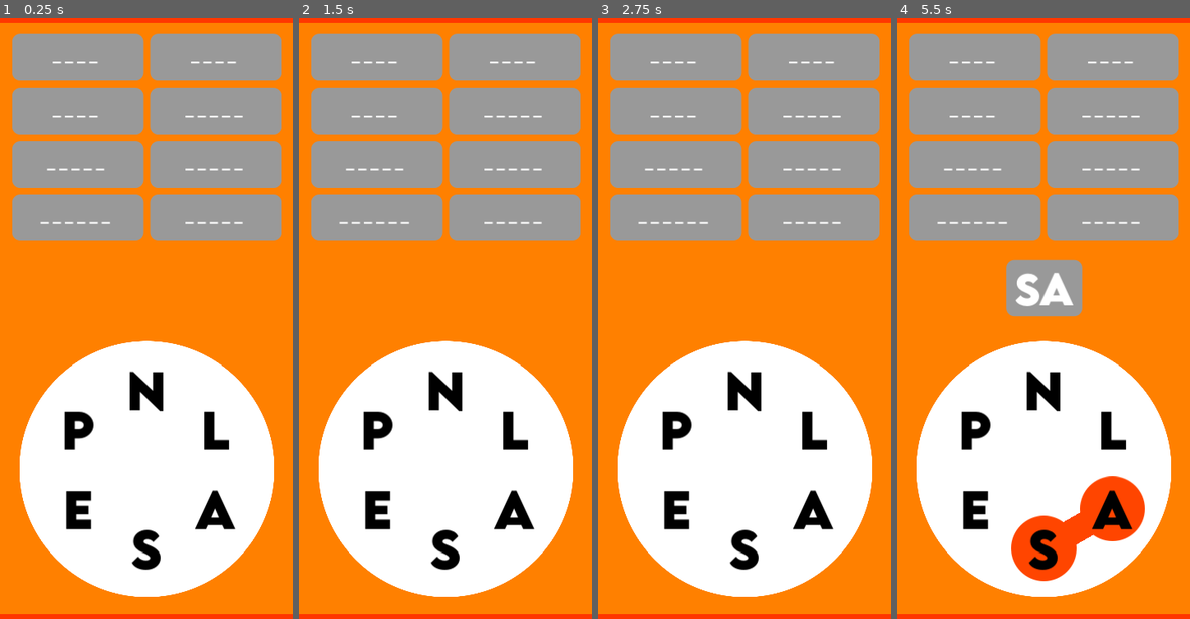
Above: before the commit, frames 1-4 (left to right).
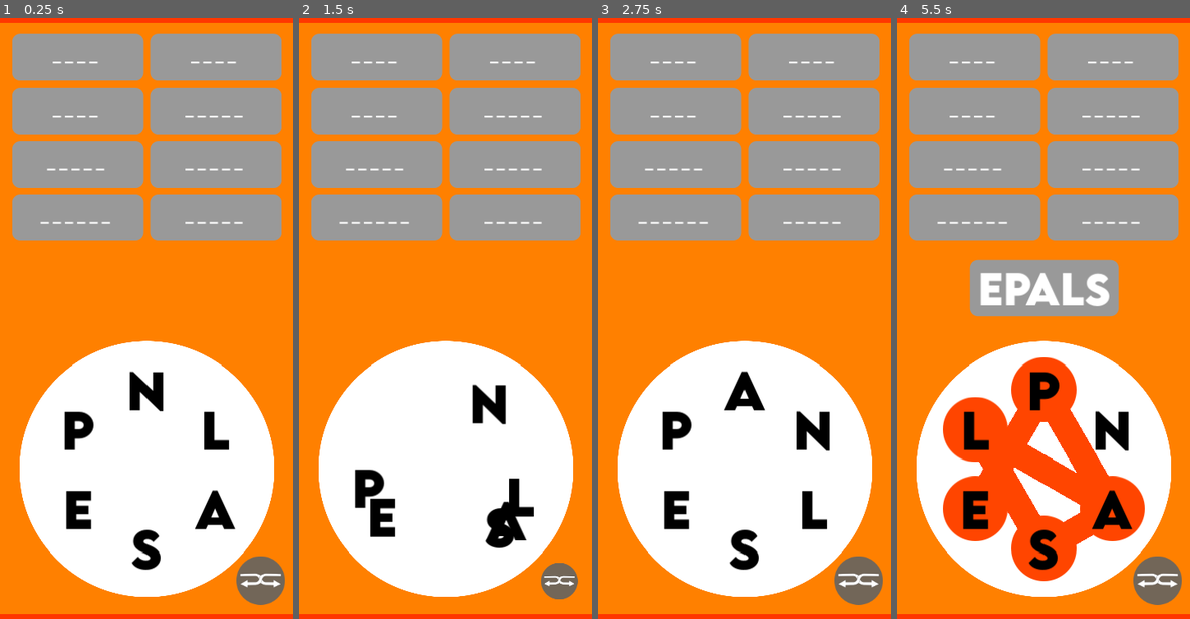
Above: after the commit, the same moments.

Repository: Kimedero/Neno-Play
Game: Godot game, scene res://main_scene.tscn
The game is run twice, just before and just after one commit, with the same random seed, the same clock (stepped at 60 frames per second) and the same inputs.
Inputs (mouse positions are in pixels of both pictures, inside the frame that each line leads up to):
- Up to frame 1 (0.25 s): no input
- Up to frame 2 (1.5 s): click (559, 582) at 0.52 s; click (559, 582) at 1.27 s
- Up to frame 3 (2.75 s): click (858, 582) at 2.02 s
- Up to frame 4 (5.5 s): tap Enter at 2.75 s; drag from (1043, 390) to (1110, 426) at 2.77 s; drag from (1110, 426) to (1043, 390) at 3.52 s; move the mouse to (1110, 510) at 4.27 s; click (1110, 510) at 4.42 s; tap Space at 5 s; drag from (1043, 546) to (1110, 510) at 5.02 s

The runs differ from the first frame. In frame 1, 1.1% of the frame differs, in the area x 80-98%, y 89-98%; in frame 2, 4.8%; in frame 3, 2.5%; in frame 4, 14%, in the area x 15-98%, y 40-98%.

Commit message:
Every day I'm Shuffling
Introduced a shuffling function to help players figure out new words by jumbling the choice words

Diff:
--- /dev/null
+++ b/Images/Shuffle.svg
@@ -0,0 +1,22 @@
+<?xml version="1.0" encoding="UTF-8"?>
+<svg id="Layer_1" data-name="Layer 1" xmlns="http://www.w3.org/2000/svg" viewBox="0 0 80 80">
+  <defs>
+    <style>
+      .cls-1 {
+        fill: #726658;
+      }
+
+      .cls-2 {
+        fill: #fff;
+        stroke: #231f20;
+        stroke-miterlimit: 10;
+        stroke-width: .25px;
+      }
+    </style>
+  </defs>
+  <circle class="cls-1" cx="40" cy="40" r="40"/>
+  <g>
+    <path class="cls-2" d="m73.51,45.69l-12.36-7.19v3.93l-12.66-.12c-2.99-.03-5.58-2.08-6.29-4.99l-.97-3.99c-.72-2.94-7.33-4.89-10.36-4.82l-24.38.58v3.79l24.67-.32c2.95-.04,5.55,1.94,6.31,4.79l1.29,4.87c.74,2.78,6.76,4.88,9.64,4.99l12.75.46v3.82l12.36-5.8Z"/>
+    <path class="cls-2" d="m6.49,45.69l12.36-7.19v3.93s12.66-.12,12.66-.12c2.99-.03,5.58-2.08,6.29-4.99l.97-3.99c.72-2.94,7.33-4.89,10.36-4.82l24.38.58v3.79s-24.67-.32-24.67-.32c-2.95-.04-5.55,1.94-6.31,4.79l-1.29,4.87c-.74,2.78-6.76,4.88-9.64,4.99l-12.75.46v3.82s-12.36-5.8-12.36-5.8Z"/>
+  </g>
+</svg>
--- a/TESTS/investigating_touch_3.tscn
+++ b/TESTS/investigating_touch_3.tscn
@@ -1,7 +1,7 @@
 [gd_scene load_steps=5 format=3 uid="uid://mxyrt2wnotjr"]
 
 [ext_resource type="Script" uid="uid://dl1qnb6gclmrb" path="res://TESTS/investigating_touch_3.gd" id="1_dgbhu"]
-[ext_resource type="Texture2D" uid="uid://b05v6a4l6s2l1" path="res://Images/dot.svg" id="2_ec2nj"]
+[ext_resource type="Texture2D" uid="uid://b05v6a4l6s2l1" path="res://Images/Dot.svg" id="2_ec2nj"]
 
 [sub_resource type="StyleBoxFlat" id="StyleBoxFlat_vswfn"]
 corner_radius_top_left = 10
--- a/dot/dot.tscn
+++ b/dot/dot.tscn
@@ -1,7 +1,7 @@
 [gd_scene load_steps=5 format=3 uid="uid://bqg7hwi0is1eb"]
 
 [ext_resource type="Script" uid="uid://njn6w8giikp7" path="res://dot/dot.gd" id="1_x7w01"]
-[ext_resource type="Texture2D" uid="uid://b05v6a4l6s2l1" path="res://Images/dot.svg" id="2_7tqs5"]
+[ext_resource type="Texture2D" uid="uid://b05v6a4l6s2l1" path="res://Images/Dot.svg" id="2_7tqs5"]
 [ext_resource type="FontFile" uid="uid://7cf3304i5wno" path="res://dot/dot_fonts/LEMONMILK-Bold.otf" id="3_ay6xu"]
 
 [sub_resource type="CircleShape2D" id="CircleShape2D_l5yy6"]
--- a/main_scene.gd
+++ b/main_scene.gd
@@ -1,4 +1,4 @@
-@tool
+#@tool
 extends Control
 
 @onready var formed_word_label: Label = $BottomPart/FormedWordControl/FormedWordLabel
@@ -13,6 +13,7 @@
 
 const DOT = preload("res://dot/dot.tscn")
 var selected_dot_array: Array[Dot]
+var dot_transform_dict: Dictionary
 
 # We'll figure out a way to load this main scene with the actual letters to form words from already set
 # we also need a way to save progress
@@ -32,22 +33,31 @@
 var word_panel_dict: Dictionary
 
 @onready var bonus_word_rich_text_label: RichTextLabel = $BonusWordRichTextLabel
+@onready var already_found_bonus_word_rich_text_label: RichTextLabel = $AlreadyFoundBonusWordRichTextLabel
 
 var min_word_circle_position: float
 
 var dot_wall_offset: int = 20 ## dot's distance in pixels from the Word Circle wall
 
 var touch_started: bool ## if action to select dot has started
-var drag_started: bool ## to help display the line_2d
+#var drag_started: bool ## to help display the line_2d
 
 var dictionary_file = "res://Assets/dictionary.txt"
 var kamusi_file = "res://Assets/Kamusi/kamusi_words.txt"
 
+
+@onready var shuffle_texture_button: TextureButton = $BottomPart/ShuffleTextureButton
+
+
 func _ready() -> void:
+	shuffle_texture_button.button_down.connect(on_shuffle_button_pressed)
+	shuffle_texture_button.pivot_offset = shuffle_texture_button.size * 0.5
+
 	formed_word_label.resized.connect(show_formed_word_label_contents)
 	show_formed_word_label_contents()
 
 	all_words = parse_dictionary()
+	#print(all_words[all_words.size() - 1])
 
 	format_word_grid()
 
@@ -57,6 +67,7 @@
 	place_dots()
 
 	bonus_word_rich_text_label.scale = Vector2.ZERO
+	already_found_bonus_word_rich_text_label.scale = Vector2.ZERO
 
 
 func _input(event: InputEvent) -> void:
@@ -103,6 +114,7 @@
 		var dot_rotation = index * TAU / number_of_dots
 		new_node.rotation = dot_rotation
 		dot.rotation = -dot_rotation
+		dot_transform_dict[index] = {'dot':dot,'parent_rotation':new_node.rotation, 'dot_position':dot.position}
 
 
 func on_dot_input_event(_viewport: Node, _event: InputEvent, _shape_idx: int, dot: Dot):
@@ -198,13 +210,39 @@
 func look_up_word_in_dictionary(formed_word: String):
 	if all_words.has(formed_word.to_upper()):
 		if not found_bonus_words_array.has(formed_word):
-			display_bonus_word_find(formed_word)
+			display_found_bonus_word(formed_word)
 			print("FOUND WORD: %s" % [formed_word])
 		else:
+			display_already_found_bonus_word(formed_word)
 			print("ALREADY FOUND WORD: %s" % [formed_word])
 
 		found_bonus_words_array.append(formed_word.to_upper())
 
+
+func display_found_bonus_word(bonus_word: String):
+	bonus_word_rich_text_label.text = "[center][u]Bonus Word Found![/u]\n[font_size=40][color=green]%s[/color][/font_size][/center]" % [bonus_word]
+
+	bonus_word_rich_text_label.pivot_offset = bonus_word_rich_text_label.size * 0.5
+
+	var bonus_tween := create_tween()
+	bonus_tween.tween_property(bonus_word_rich_text_label, "scale", Vector2.ONE, 0.4)
+	bonus_tween.tween_property(bonus_word_rich_text_label, "scale", Vector2.ONE, 2.5)
+	bonus_tween.tween_property(bonus_word_rich_text_label, "scale", Vector2.ZERO, 0.1)
+	bonus_tween.set_ease(Tween.EASE_IN_OUT)
+	bonus_tween.set_trans(Tween.TRANS_SPRING)
+
+
+func display_already_found_bonus_word(bonus_word: String):
+	already_found_bonus_word_rich_text_label.text = "[center][u]Bonus Word\nAlready Found![/u]\n[font_size=40][color=green]%s[/color][/font_size][/center]" % [bonus_word]
+
+	already_found_bonus_word_rich_text_label.pivot_offset = bonus_word_rich_text_label.size * 0.5
+
+	var already_found_bonus_tween := create_tween()
+	already_found_bonus_tween.tween_property(already_found_bonus_word_rich_text_label, "scale", Vector2.ONE, 0.2)
+	already_found_bonus_tween.tween_property(already_found_bonus_word_rich_text_label, "scale", Vector2.ONE, 1.6)
+	already_found_bonus_tween.tween_property(already_found_bonus_word_rich_text_label, "scale", Vector2.ZERO, 0.05)
+	already_found_bonus_tween.set_ease(Tween.EASE_IN_OUT)
+	already_found_bonus_tween.set_trans(Tween.TRANS_SPRING)
 
 
 func parse_dictionary() -> Array:
@@ -220,14 +258,26 @@
 	return word_arr
 
 
-func display_bonus_word_find(bonus_word: String):
-	bonus_word_rich_text_label.text = "[center][u]Bonus Word Found![/u]\n[font_size=40][color=green]%s[/color][/font_size][/center]" % [bonus_word]
-
-	bonus_word_rich_text_label.pivot_offset = bonus_word_rich_text_label.size * 0.5
-
-	var bonus_tween := create_tween()
-	bonus_tween.tween_property(bonus_word_rich_text_label, "scale", Vector2.ONE, 0.4)
-	bonus_tween.tween_property(bonus_word_rich_text_label, "scale", Vector2.ONE, 2.5)
-	bonus_tween.tween_property(bonus_word_rich_text_label, "scale", Vector2.ZERO, 0.1)
-	bonus_tween.set_ease(Tween.EASE_IN_OUT)
-	bonus_tween.set_trans(Tween.TRANS_SPRING)
+func on_shuffle_button_pressed():
+	# the intention is to shuffle the dot transform dictionary such that dots get shifted to a random position
+	var shuffle_array: Array = dot_transform_dict.keys()
+	shuffle_array.shuffle()
+
+	for index in dot_transform_dict.keys():
+		var random_index: int = shuffle_array[index]
+		var new_dot_entry = dot_transform_dict[random_index]
+
+		var current_dot: Dot = dot_transform_dict[index].dot
+		var shuffle_tween := create_tween()
+		shuffle_tween.tween_property(current_dot.get_parent(), "rotation", dot_transform_dict[random_index].parent_rotation, 0.3)
+		shuffle_tween.parallel().tween_property(current_dot, "rotation", -dot_transform_dict[random_index].parent_rotation, 0.3)
+		#shuffle_tween.tween_property(current_dot, "position", Vector2.ZERO, 0.3)
+		#shuffle_tween.tween_property(current_dot, "position", dot_transform_dict[random_index].dot_position, 0.3)
+		shuffle_tween.set_ease(Tween.EASE_OUT_IN).set_trans(Tween.TRANS_SINE)
+
+	var shuffle_press_tween := create_tween()
+	shuffle_press_tween.tween_property(shuffle_texture_button, "scale", Vector2.ONE * 0.6, 0.1)
+	shuffle_press_tween.tween_property(shuffle_texture_button, "scale", Vector2.ONE, 0.3)
+	shuffle_press_tween.set_ease(Tween.EASE_IN_OUT)
+	shuffle_press_tween.set_trans(Tween.TRANS_BOUNCE)
+	print("Shuffle!")
--- a/main_scene.tscn
+++ b/main_scene.tscn
@@ -6,6 +6,8 @@
 [ext_resource type="PackedScene" uid="uid://cw1m6t16es0w1" path="res://letter.tscn" id="4_66tet"]
 [ext_resource type="Texture2D" uid="uid://t1jkrjb6pyo3" path="res://Images/MainDot.svg" id="5_7ycvg"]
 [ext_resource type="FontFile" uid="uid://7cf3304i5wno" path="res://dot/dot_fonts/LEMONMILK-Bold.otf" id="5_hq1ik"]
+[ext_resource type="PackedScene" uid="uid://dref8wox5x8xu" path="res://word/word_panel.tscn" id="5_nfk4m"]
+[ext_resource type="Texture2D" uid="uid://dc1eecyagjclm" path="res://Images/Shuffle.svg" id="8_66tet"]
 
 [sub_resource type="StyleBoxFlat" id="StyleBoxFlat_hq1ik"]
 bg_color = Color(0.962834, 0.390701, 0.288295, 1)
@@ -173,6 +175,30 @@
 theme_override_constants/v_separation = 0
 columns = 2
 
+[node name="WordPanel" parent="MiddlePart/WordGridContainer" instance=ExtResource("5_nfk4m")]
+layout_mode = 2
+
+[node name="WordPanel2" parent="MiddlePart/WordGridContainer" instance=ExtResource("5_nfk4m")]
+layout_mode = 2
+
+[node name="WordPanel3" parent="MiddlePart/WordGridContainer" instance=ExtResource("5_nfk4m")]
+layout_mode = 2
+
+[node name="WordPanel4" parent="MiddlePart/WordGridContainer" instance=ExtResource("5_nfk4m")]
+layout_mode = 2
+
+[node name="WordPanel5" parent="MiddlePart/WordGridContainer" instance=ExtResource("5_nfk4m")]
+layout_mode = 2
+
+[node name="WordPanel6" parent="MiddlePart/WordGridContainer" instance=ExtResource("5_nfk4m")]
+layout_mode = 2
+
+[node name="WordPanel7" parent="MiddlePart/WordGridContainer" instance=ExtResource("5_nfk4m")]
+layout_mode = 2
+
+[node name="WordPanel8" parent="MiddlePart/WordGridContainer" instance=ExtResource("5_nfk4m")]
+layout_mode = 2
+
 [node name="BottomPart" type="Control" parent="."]
 layout_mode = 1
 anchor_top = 0.4
@@ -233,6 +259,24 @@
 default_color = Color(1, 0.270588, 0, 1)
 begin_cap_mode = 2
 end_cap_mode = 2
+
+[node name="ShuffleTextureButton" type="TextureButton" parent="BottomPart"]
+custom_minimum_size = Vector2(60, 60)
+layout_mode = 1
+anchors_preset = -1
+anchor_left = 1.0
+anchor_top = 1.0
+anchor_right = 1.0
+anchor_bottom = 1.0
+offset_left = -50.0
+offset_top = -50.0
+offset_right = -10.0
+offset_bottom = -10.0
+grow_horizontal = 0
+grow_vertical = 0
+texture_normal = ExtResource("8_66tet")
+ignore_texture_size = true
+stretch_mode = 5
 
 [node name="BottomMostPart" type="ColorRect" parent="."]
 layout_mode = 1
@@ -259,6 +303,7 @@
 offset_bottom = 20.0
 grow_horizontal = 2
 grow_vertical = 2
+scale = Vector2(1e-05, 1e-05)
 pivot_offset = Vector2(125, 50)
 mouse_filter = 2
 theme_override_styles/normal = SubResource("StyleBoxFlat_hq1ik")
@@ -268,3 +313,27 @@
 [/center]"
 horizontal_alignment = 1
 vertical_alignment = 1
+
+[node name="AlreadyFoundBonusWordRichTextLabel" type="RichTextLabel" parent="."]
+custom_minimum_size = Vector2(250, 100)
+layout_mode = 1
+anchors_preset = 8
+anchor_left = 0.5
+anchor_top = 0.5
+anchor_right = 0.5
+anchor_bottom = 0.5
+offset_left = -20.0
+offset_top = -20.0
+offset_right = 20.0
+offset_bottom = 20.0
+grow_horizontal = 2
+grow_vertical = 2
+pivot_offset = Vector2(125, 50)
+mouse_filter = 2
+theme_override_styles/normal = SubResource("StyleBoxFlat_hq1ik")
+bbcode_enabled = true
+text = "[center][u]Bonus Word Already Found![/u]
+[font_size=40]PLANETS[/font_size]
+[/center]"
+horizontal_alignment = 1
+vertical_alignment = 1
--- a/project.godot
+++ b/project.godot
@@ -19,6 +19,7 @@
 
 window/size/viewport_width=360
 window/size/viewport_height=806
+window/energy_saving/keep_screen_on=false
 window/stretch/mode="canvas_items"
 window/handheld/orientation=1
 
--- /dev/null
+++ b/start_scene.gd
@@ -0,0 +1,30 @@
+extends Control
+
+const MAIN_SCENE = preload("res://main_scene.tscn")
+
+@onready var start_button: Button = $StartButton
+
+var dictionary_file = "res://Assets/dictionary.txt"
+var kamusi_file = "res://Assets/Kamusi/kamusi_words.txt"
+
+func _ready() -> void:
+	start_button.pressed.connect(on_start_button_pressed)
+
+
+func on_start_button_pressed():
+	var main_scene = MAIN_SCENE.instantiate()
+	main_scene.all_words = parse_dictionary()
+	get_tree().change_scene_to_packed(main_scene)
+
+
+func parse_dictionary() -> Array:
+	var word_arr: Array = []
+	var dict_file := FileAccess.open(dictionary_file, FileAccess.READ)
+	while not dict_file.eof_reached():
+		var line: String = dict_file.get_line()
+		if "'" not in line and line.length() > 1:
+			#print("Current word: %s" % [line])
+			word_arr.append(line.to_upper())
+	#print("FINAL WORD: ", word_arr[word_arr.size() - 1])
+	#print("FINAL WORD: %s - %s" % [word_arr[word_arr.size() - 1], word_arr.size()])
+	return word_arr
--- /dev/null
+++ b/start_scene.tscn
@@ -0,0 +1,38 @@
+[gd_scene load_steps=3 format=3 uid="uid://v6phe7reft8n"]
+
+[ext_resource type="Theme" uid="uid://b7jeweedjkdla" path="res://main_theme.tres" id="1_mbe3m"]
+[ext_resource type="Script" uid="uid://cn1qp5v5nmu0o" path="res://start_scene.gd" id="2_kyjdd"]
+
+[node name="StartScene" type="Control"]
+layout_mode = 3
+anchors_preset = 15
+anchor_right = 1.0
+anchor_bottom = 1.0
+grow_horizontal = 2
+grow_vertical = 2
+theme = ExtResource("1_mbe3m")
+script = ExtResource("2_kyjdd")
+
+[node name="BackgroundColorRect" type="ColorRect" parent="."]
+layout_mode = 1
+anchors_preset = 15
+anchor_right = 1.0
+anchor_bottom = 1.0
+grow_horizontal = 2
+grow_vertical = 2
+color = Color(0.955852, 0.4089, 0.141765, 1)
+
+[node name="StartButton" type="Button" parent="."]
+layout_mode = 1
+anchors_preset = 8
+anchor_left = 0.5
+anchor_top = 0.5
+anchor_right = 0.5
+anchor_bottom = 0.5
+offset_left = -31.0
+offset_top = -15.0
+offset_right = 31.0
+offset_bottom = 15.0
+grow_horizontal = 2
+grow_vertical = 2
+text = "start"
Not shown, changed: Assets/dictionary.txt
Not shown: 1 places in main_scene.tscn that only renumber resources
Not shown, added: start_scene.gd.uid
